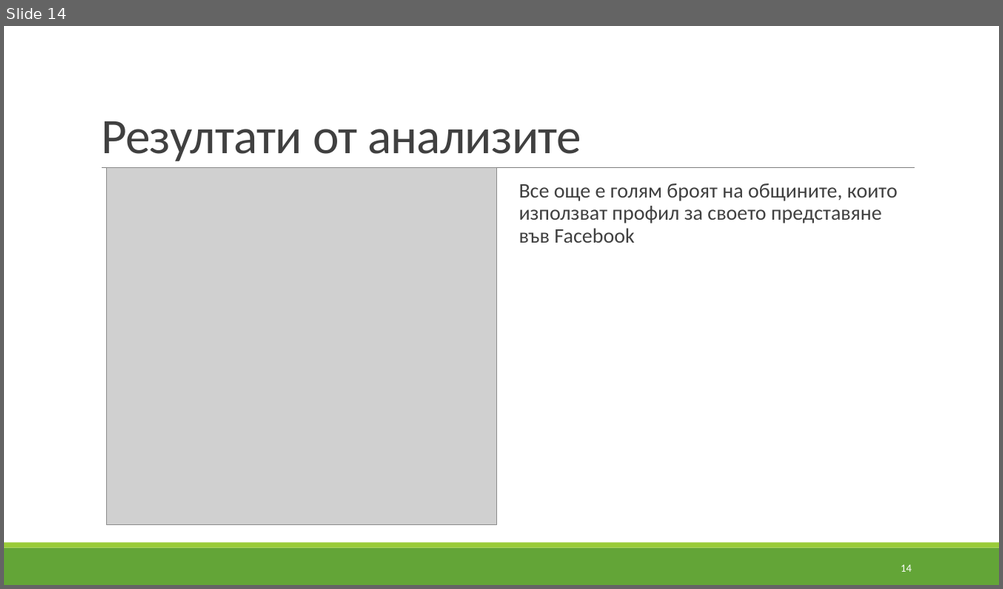
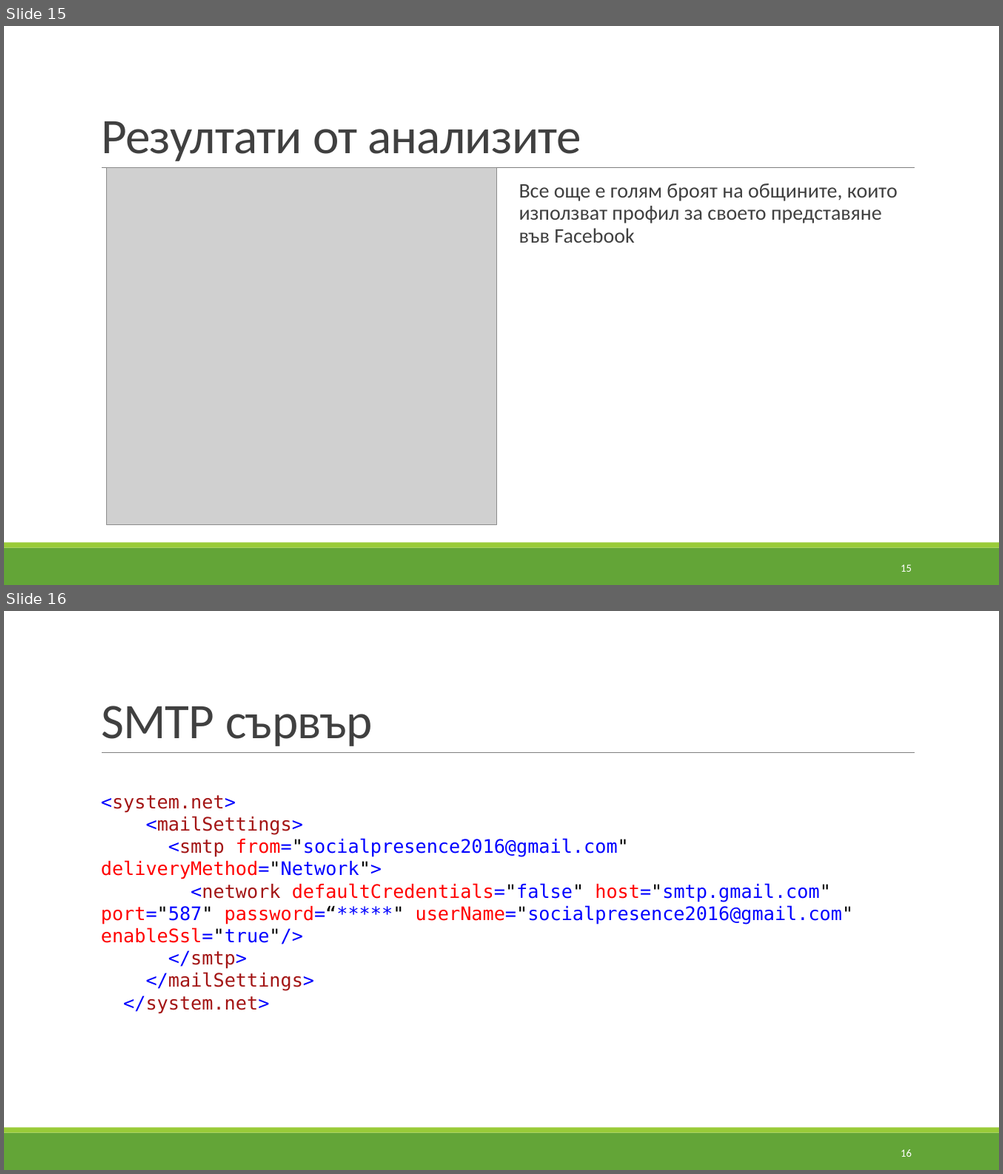
Before and after one commit to murfffi/social_presence, a slide deck: slides.pptx. Shown one above the other, each under a label of ours: slide 14 before the commit, slides 15 and 16 after it. The pictures are 1003x589 and 1003x1174 pixels, drawn with LibreOffice and Linux fonts; fonts in the diff are those of the drawing; grey boxes stand for pictures; background and template pictures are left out. Boxes give left, top, right and bottom in pixels: in the first picture for what was removed or moved away, otherwise in the second. Text is boxed around its words. In the diff, an @@ line names an element or a change of style, - is before the commit and + after.

```diff
--- a/slides.pptx
+++ b/slides.pptx
@@ slide 16 added at <box>4,611,999,1170</box>, background #FFFFFF; not listed: 3 template elements that a slide beside it also shows @@
@@ title added at <box>101,706,373,746</box>, 48 pt, text #404040 @@
+SMTP сървър
@@ text added at <box>101,795,854,969</box>, 18 pt, text #0000FF @@
+<system.net>
+<mailSettings>
+<smtp from="socialpresence2016@gmail.com" deliveryMethod="Network">
+<network defaultCredentials="false" host="smtp.gmail.com" port="587" password=“*****" userName="socialpresence2016@gmail.com" enableSsl="true"/>
+</smtp>
+</mailSettings>
+</system.net>
@@ page number added at <box>900,1150,911,1157</box>, 10.5 pt, text #FFFFFF @@
+16
@@ what was slide 14 is now slide 15 @@
@@ page number at <box>900,565,911,572</box>: text changed @@
-14
+15
```
Also in this commit, not shown: 7 slides changed, 1 other slide added.
